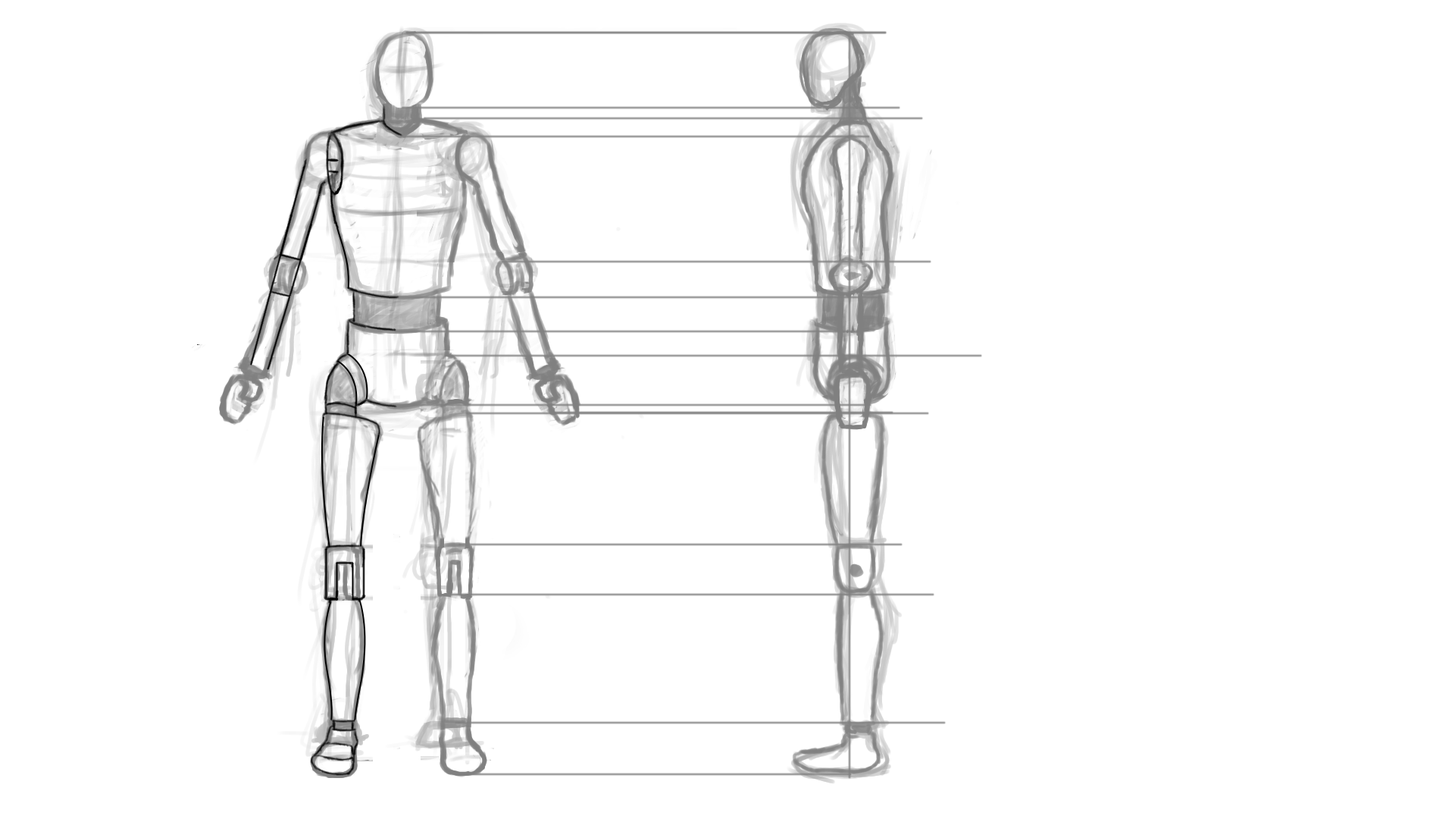
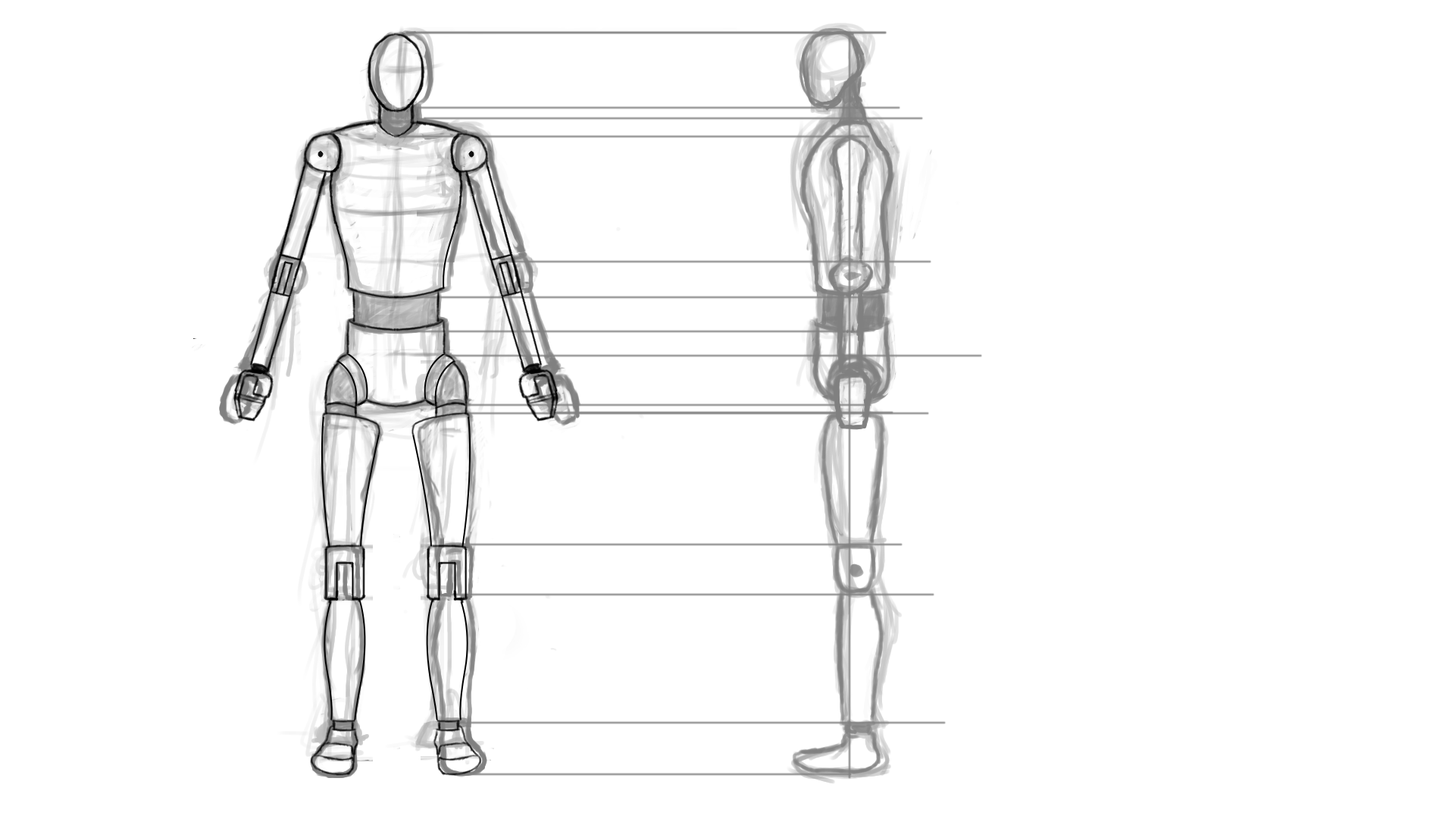
Layered file, before and after one edit (w=1455, h=819). Changes by layer:
removed layer "Layer #1" over [327, 158, 339, 174]
painted on "Layer" over [232, 31, 560, 776]
painted on "Background" over [193, 31, 560, 776]
